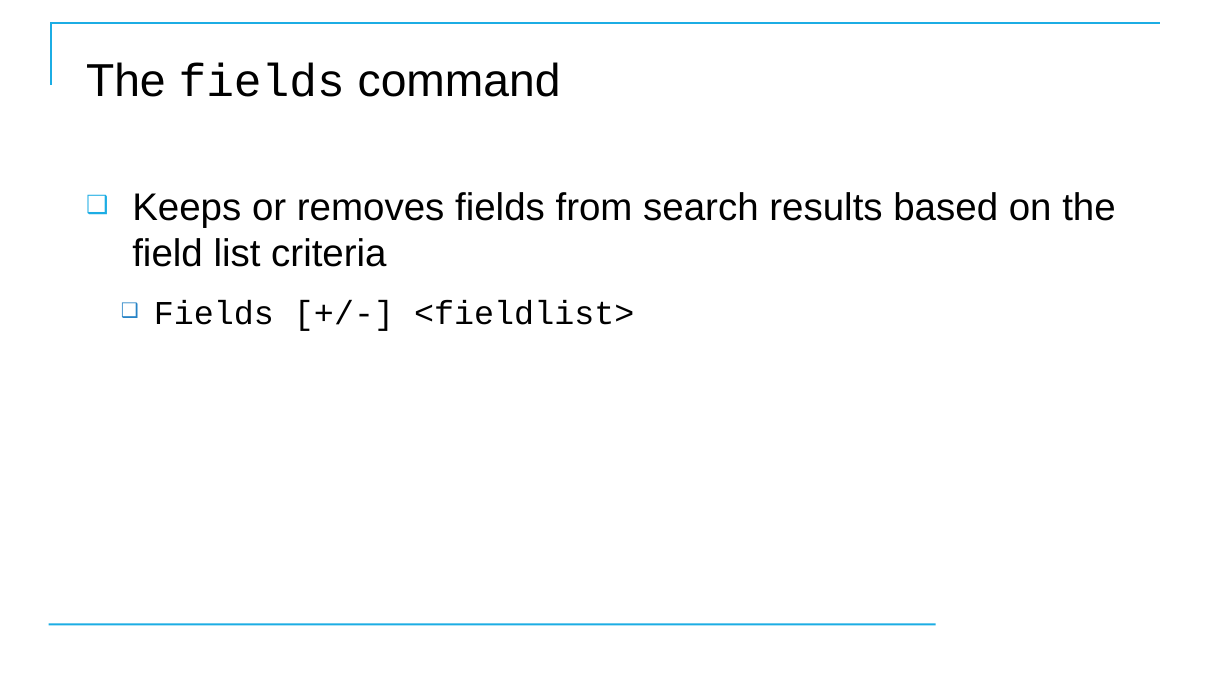
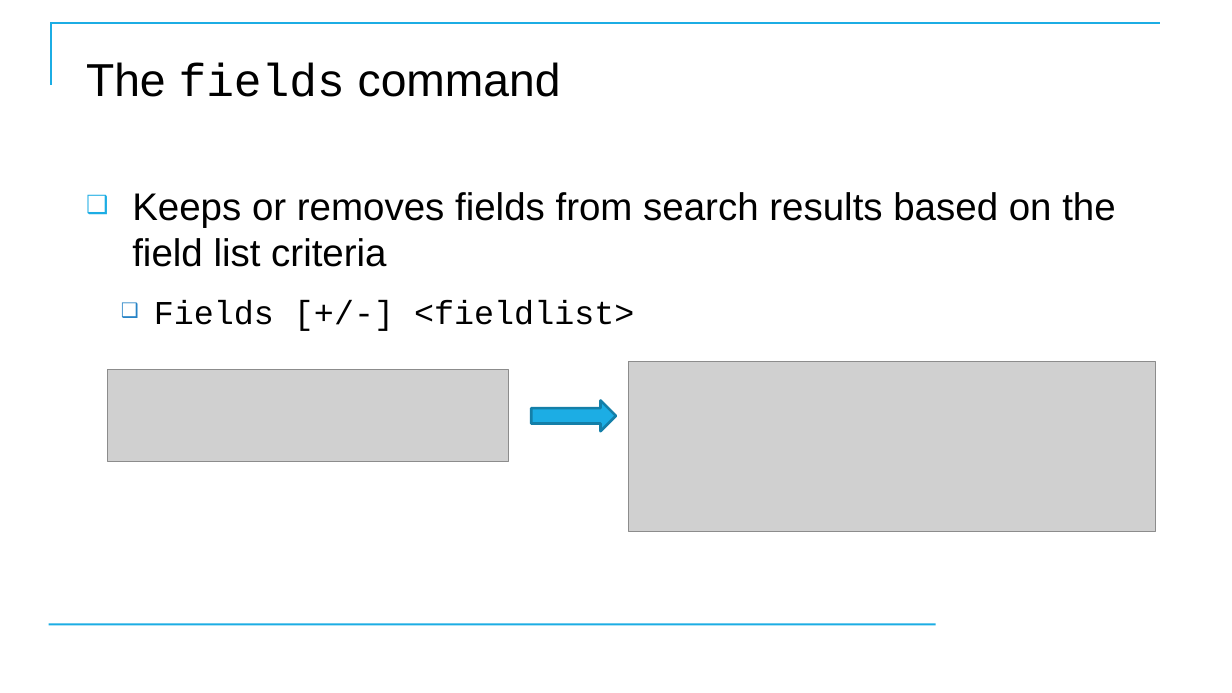
Before and after one commit to CostelloTechnicalConsulting/XSPLK2ClassFiles, a slide deck: slide 63 of ppt/SplunkFundamentals2v1_3.pptx (slide 62 before the commit). Drawn at 1232x693 pixels with LibreOffice and Linux fonts; fonts in the diff are those of the drawing; grey boxes stand for pictures; background and template pictures are left out. Boxes give left, top, right and bottom in pixels: in the first picture for what was removed or moved away, otherwise in the second. Text is boxed around its words. In the diff, an @@ line names an element or a change of style, - is before the commit and + after.

```diff
--- a/ppt/SplunkFundamentals2v1_3.pptx
+++ b/ppt/SplunkFundamentals2v1_3.pptx
@@ picture added at (x1=108, y1=370, x2=508, y2=462) @@
@@ picture added at (x1=628, y1=362, x2=1156, y2=531) @@
@@ right arrow added at (x1=531, y1=400, x2=616, y2=431), fill #1CADE4, outline #1580A9 2 pt @@
```
Also in this commit, not shown: 6 other slides changed, 1 slide added, 2 other files.
